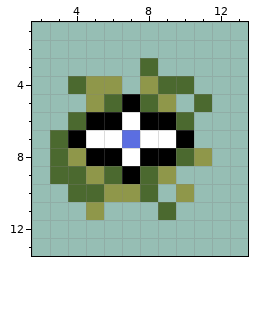
Pixel-art sprite -- Assets/EyePlant Panel.png. The first picture shows the starting point.
The file is 16x16 pixels. Shown: x 2..13, y 1..13.
And afterwards:
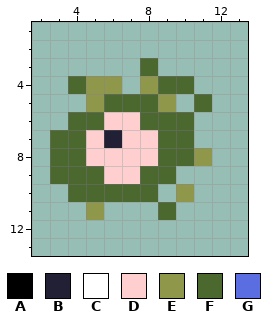
Palette (. is transparent): A #000000  B #222034  C #ffffff  D #ffcece  E #8f974a  F #4b692f  G #5b6ee1
Change:
Changed rows in their new state; - is an unchanged pixel.
first column x 4:
 5 ---F---
 6 -FDDFF-
 7 FDBDDFF
 8 FDDDDF-
 9 -FDD-F-
10 --FF---
Changed places in both pictures, as pixel boxes (x1, y1, x2, y2):
changed: (68, 94, 194, 202)
